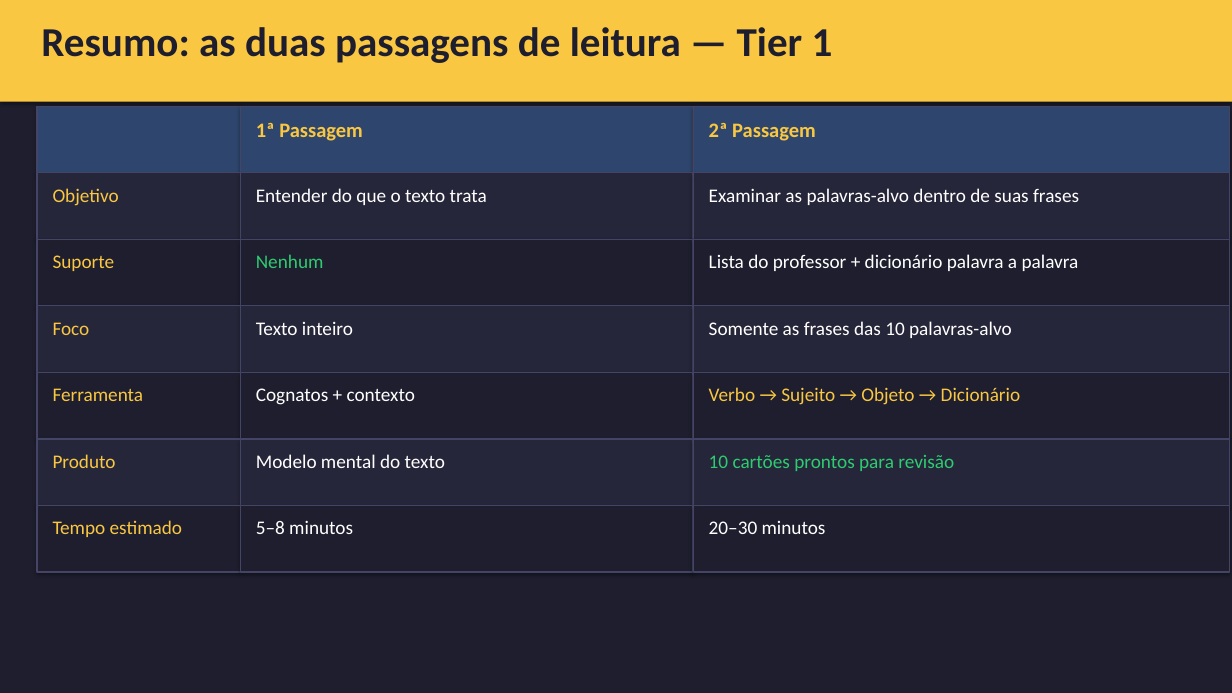
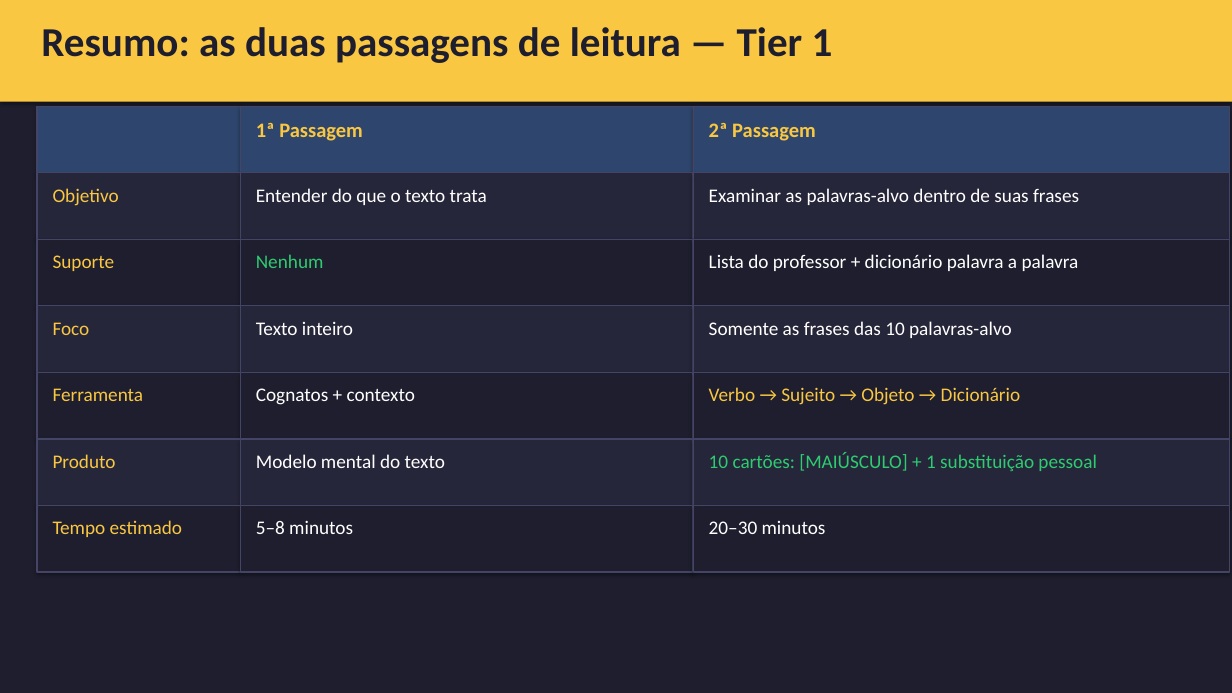
Before and after one commit to emadruga/StudyAmigoApp, a slide deck: slide 28 of placement_exam/planning_E02/E02_slides_Tier1_Duas_Passagem_v1.0.pptx. Drawn at 1232x693 pixels with LibreOffice and Linux fonts; fonts in the diff are those of the drawing. Boxes give left, top, right and bottom in pixels: in the first picture for what was removed or moved away, otherwise in the second. Text is boxed around its words. In the diff, an @@ line names an element or a change of style, - is before the commit and + after.

```diff
--- a/placement_exam/planning_E02/E02_slides_Tier1_Duas_Passagem_v1.0.pptx
+++ b/placement_exam/planning_E02/E02_slides_Tier1_Duas_Passagem_v1.0.pptx
@@ text at <box>709,452,1096,471</box>: text changed @@
-10 cartões prontos para revisão
+10 cartões: [MAIÚSCULO] + 1 substituição pessoal
```
Also in this commit, not shown: 12 other slides changed, 1 other file.
